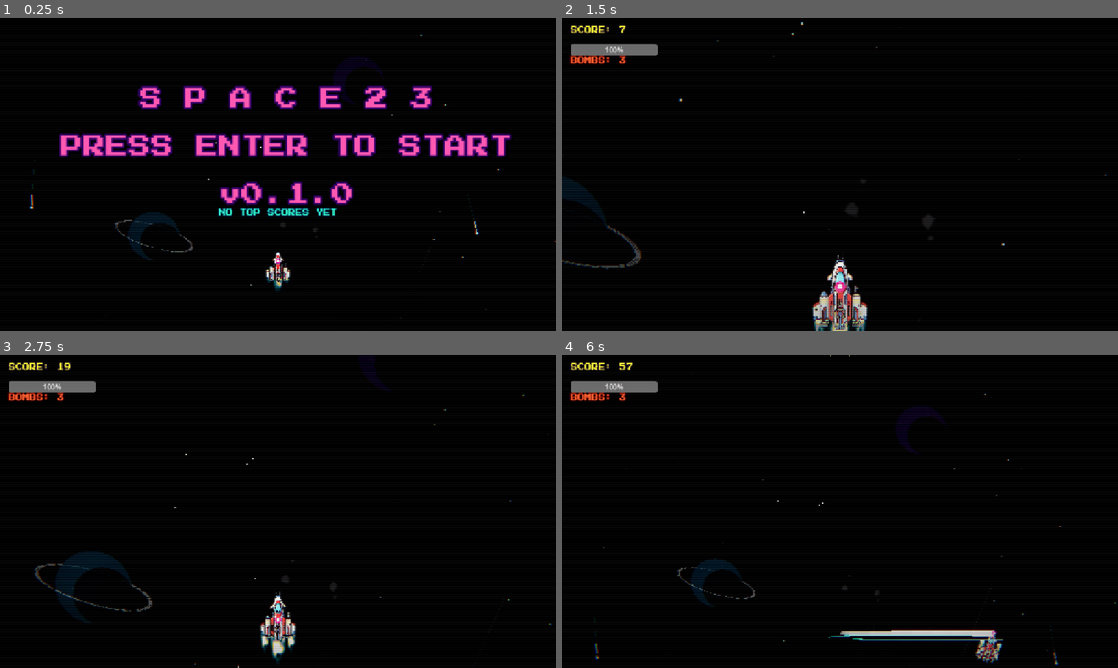
Above: before the commit, frames 1-4 (two rows, left to right).
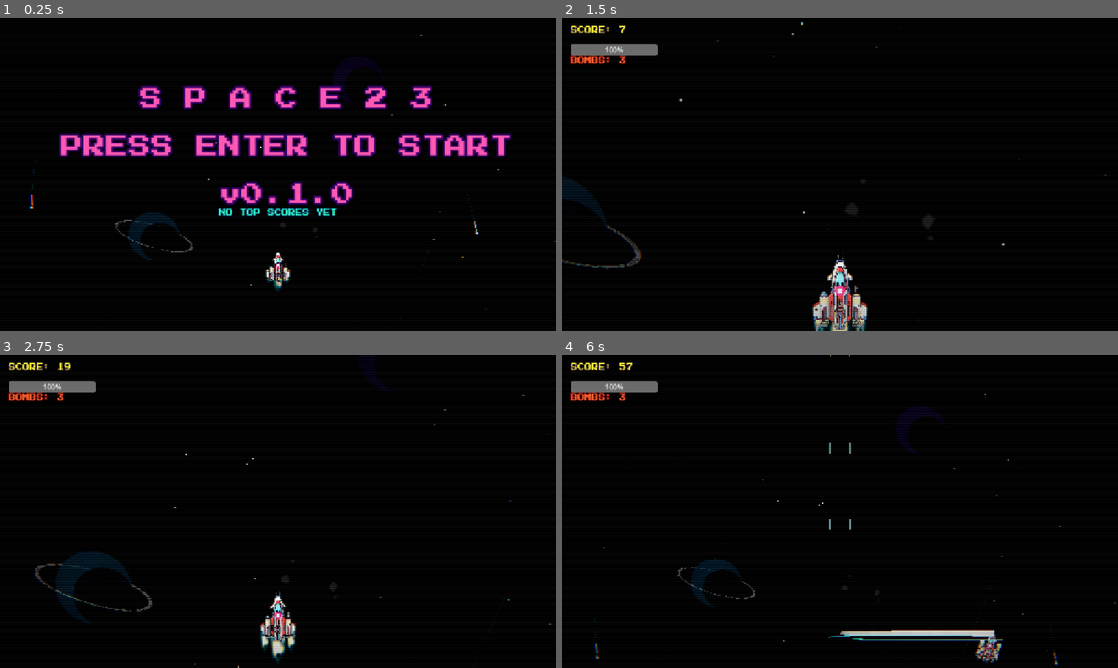
Above: after the commit, the same moments.

Repository: fabriziosalmi/space23
Game: Godot game, scene res://Main.tscn
The game is run twice, just before and just after one commit, with the same random seed, the same clock (stepped at 60 frames per second) and the same inputs. Sound files missing from this copy of the repository are replaced by a short silence.
Inputs (mouse positions are in pixels of both pictures, inside the frame that each line leads up to):
- Up to frame 1 (0.25 s): no input
- Up to frame 2 (1.5 s): tap Enter (ui_accept) at 0.5 s; move the mouse to (962, 158) at 0.52 s; hold Right 0.53-1.28 s; hold Enter (ui_accept) 0.53-1.28 s; click (962, 158) at 0.67 s; move the mouse to (728, 190) at 1.27 s; hold Down from 1.28 s (still down); tap X at 1.35 s; click (728, 190) at 1.42 s
- Up to frame 3 (2.75 s): tap Enter (ui_accept) at 1.52, 1.55, 1.82, 2.3 s; move the mouse to (333, 442) at 2.02 s; release Down at 2.03 s; hold Right from 2.03 s (still down); hold Space from 2.03 s (still down); click (333, 442) at 2.17 s
- Up to frame 4 (6 s): move the mouse to (812, 574) at 2.77 s; release Right at 2.78 s; release Space at 2.78 s; hold Up 2.78-3.53 s; tap Shift at 2.85, 5.85 s; click (812, 574) at 2.92 s; tap Enter (ui_accept) at 3.02, 3.05, 3.32, 4.52, 4.55, 4.82, 5.3 s; move the mouse to (1006, 558) at 3.52 s; hold Enter (ui_accept) 3.53-4.28 s; hold Left 3.53-5.03 s; click (1006, 558) at 3.67 s; move the mouse to (673, 464) at 4.27 s; tap X at 4.35 s; click (673, 464) at 4.42 s; move the mouse to (867, 511) at 5.02 s; hold Down 5.03-5.78 s; hold Space 5.03-5.78 s; click (867, 511) at 5.17 s; move the mouse to (756, 433) at 5.77 s; hold Right from 5.78 s (still down); click (756, 433) at 5.92 s

The runs differ from the first frame. In frame 1, less than 0.1% of the frame differs, in the area x 49-51%, y 76-80%; in frame 2, less than 0.1%; in frame 3, less than 0.1%; in frame 4, less than 0.1%, in the area x 48-79%, y 28-94%.

Commit message:
fix: Sync hitbox visualizer and fix Chrome Web Audio API blocks

Diff:
--- a/Player.gd
+++ b/Player.gd
@@ -135,6 +135,7 @@
 		hitbox_node.draw_circle(Vector2.ZERO, 2.5, Color(1.0, 1.0, 1.0, 1.0))
 	)
 	hitbox_node.z_index = 10
+	hitbox_node.name = "HitboxVisualizer"
 	add_child(hitbox_node)
 
 	# --- PROCEDURAL TRAIL ---
@@ -209,7 +210,7 @@
 		if Input.is_key_pressed(KEY_LEFT) or Input.is_key_pressed(KEY_A): input_dir.x -= 1
 		if Input.is_key_pressed(KEY_RIGHT) or Input.is_key_pressed(KEY_D): input_dir.x += 1
 
-		shoot_timer -= engine_delta
+		shoot_timer -= delta
 		if Input.is_key_pressed(KEY_SPACE) and shoot_timer <= 0:
 			if weapon_type == 1:
 				shoot_timer = 0.5 # Railgun rate
@@ -273,7 +274,7 @@
 		var speed_ratio = velocity.length() / max_speed
 		var bob = sin(time_passed * 6.0) * 10.0 * (1.0 - speed_ratio)
 		sprite.position.y = bob
-
+		$HitboxVisualizer.position.y = bob
 		# Stretching basato sull'accelerazione
 		var base_scale = 0.18
 		var target_scale_y = base_scale
--- a/UIManager.gd
+++ b/UIManager.gd
@@ -161,14 +161,16 @@
 		title_label.add_theme_color_override("font_color", Color(1.0, 0.2 + pulse * 0.6, 0.6 + pulse * 0.4))
 
 func _input(event):
-	if title_label.visible and event.is_action_pressed("ui_accept"):
-		title_label.hide()
-		leaderboard_label.hide()
-		hud_score.show()
-		hp_bar.show()
-		flow_label.show()
-		bomb_label.show()
-		start_pressed.emit()
+	if title_label.visible and (event is InputEventKey or event is InputEventMouseButton):
+		if event.is_pressed() and not event.is_echo():
+			title_label.text = "S P A C E 2 3\n\nPRESS ANY KEY TO START\n\n" + title_label.text.split("\n\n")[-1] # Fallback just in case
+			title_label.hide()
+			leaderboard_label.hide()
+			hud_score.show()
+			hp_bar.show()
+			flow_label.show()
+			bomb_label.show()
+			start_pressed.emit()
 
 func _on_name_submitted(new_text: String):
 	new_text = new_text.strip_edges().to_upper()
